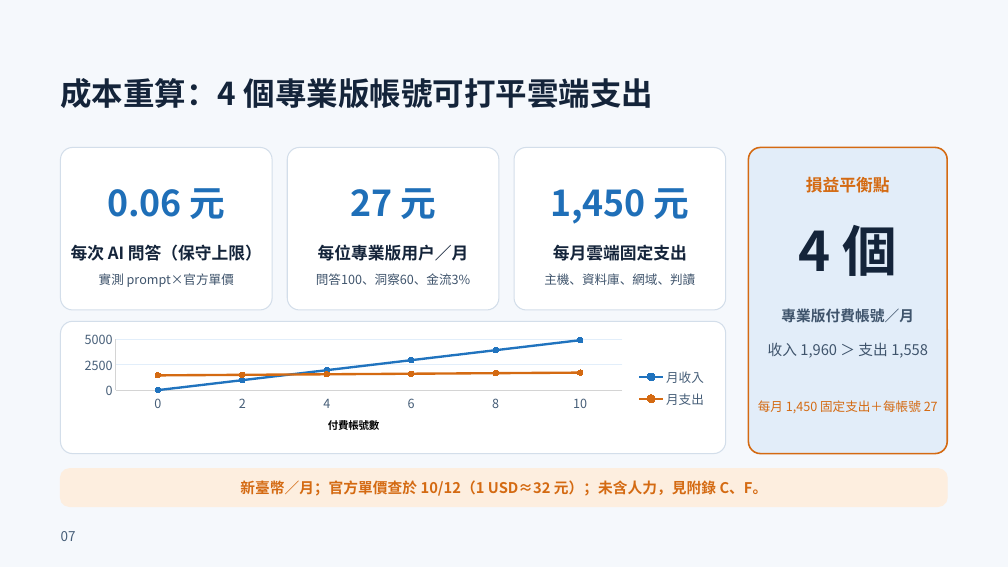
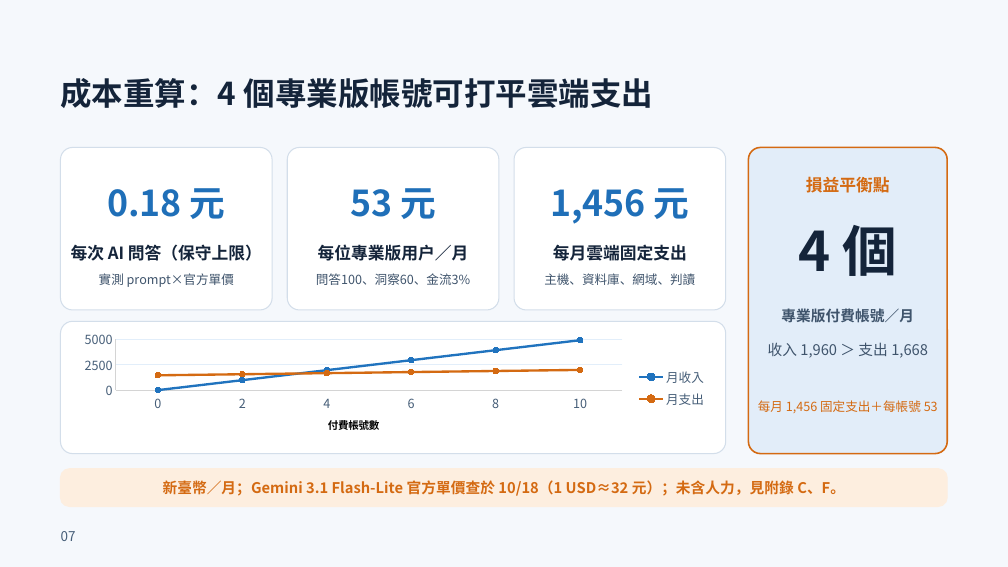
Before and after one commit to xujiaquan05/115405, a slide deck: slide 7 of output/ppt-review-20261011/final/MeBOD_複審簡報_第二輪修訂版.pptx. Drawn at 1008x567 pixels with LibreOffice and Linux fonts; fonts in the diff are those of the drawing. Boxes give left, top, right and bottom in pixels: in the first picture for what was removed or moved away, otherwise in the second. Text is boxed around its words. In the diff, an @@ line names an element or a change of style, - is before the commit and + after.

```diff
--- a/output/ppt-review-20261011/final/MeBOD_複審簡報_第二輪修訂版.pptx
+++ b/output/ppt-review-20261011/final/MeBOD_複審簡報_第二輪修訂版.pptx
@@ text at <box>107,188,226,219</box>: text changed @@
-0.06 元
+0.18 元
@@ text at <box>350,188,436,219</box>: text changed @@
-27 元
+53 元
@@ text at <box>550,188,690,224</box>: text changed @@
-1,450 元
+1,456 元
@@ line chart at <box>72,327,715,448</box> @@
-月支出: 1400, 1500, 1600, 1600, 1700, 1700
+月支出: 1500, 1600, 1700, 1800, 1900, 2000
@@ category axis title "付費帳號數 " to "付費帳號數" @@
@@ category axis changed @@
@@ value axis changed @@
@@ text at <box>768,342,928,358</box>: text changed @@
-收入 1,960 ＞ 支出 1,558
+收入 1,960 ＞ 支出 1,668
@@ text at <box>758,400,938,413</box>: text changed @@
-每月 1,450 固定支出＋每帳號 27
+每月 1,456 固定支出＋每帳號 53
@@ text at <box>163,480,845,496</box>: text changed @@
-新臺幣／月；官方單價查於 10/12（1 USD≈32 元）；未含人力，見附錄 C、F。
+新臺幣／月；Gemini 3.1 Flash-Lite 官方單價查於 10/18（1 USD≈32 元）；未含人力，見附錄 C、F。
```
Also in this commit, not shown: 9 other slides changed, 2 other files.
